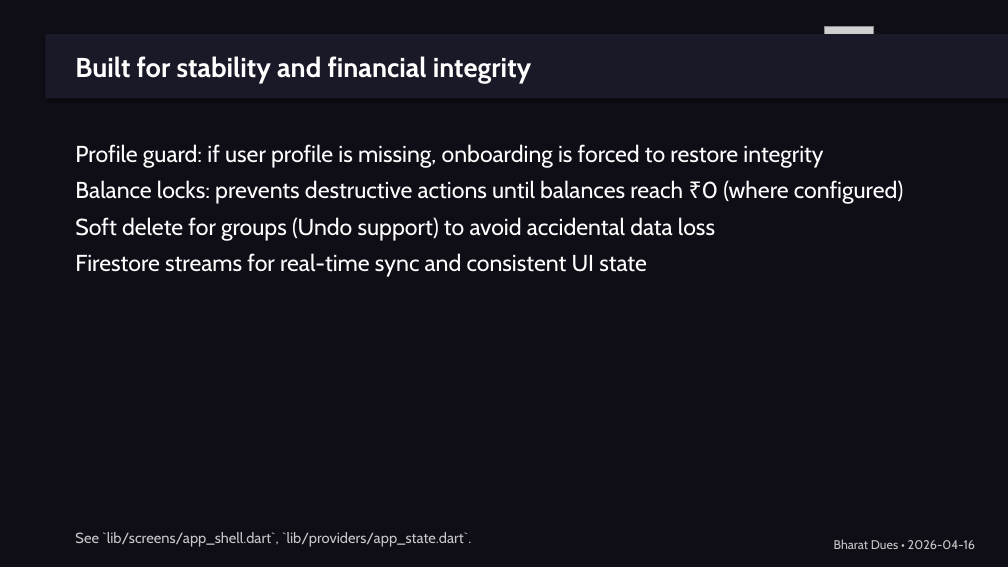
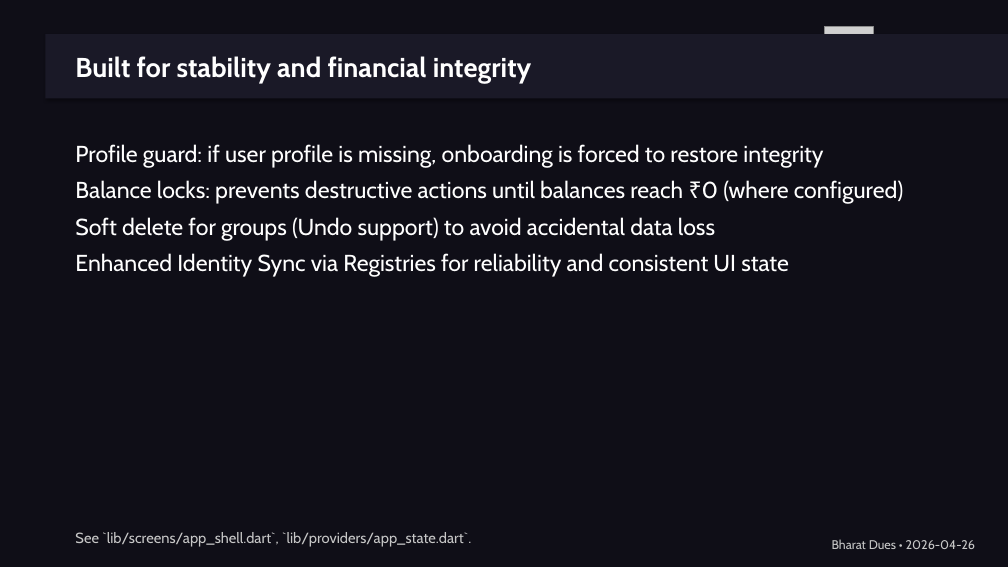
Before and after one commit to shikharagrawal17/settleup, a slide deck: slide 12 of BharatDues_App_Guide.pptx. Drawn at 1008x567 pixels with LibreOffice and Linux fonts; fonts in the diff are those of the drawing; grey boxes stand for pictures. Boxes give left, top, right and bottom in pixels: in the first picture for what was removed or moved away, otherwise in the second. Text is boxed around its words. In the diff, an @@ line names an element or a change of style, - is before the commit and + after.

```diff
--- a/BharatDues_App_Guide.pptx
+++ b/BharatDues_App_Guide.pptx
@@ text at (75, 253, 789, 277): text changed @@
-Firestore streams for real-time sync and consistent UI state
+Enhanced Identity Sync via Registries for reliability and consistent UI state
@@ text at (832, 539, 976, 549): text changed @@
-Bharat Dues • 2026-04-16
+Bharat Dues • 2026-04-26
```
Also in this commit, not shown: 12 other slides changed, 27 other files.
